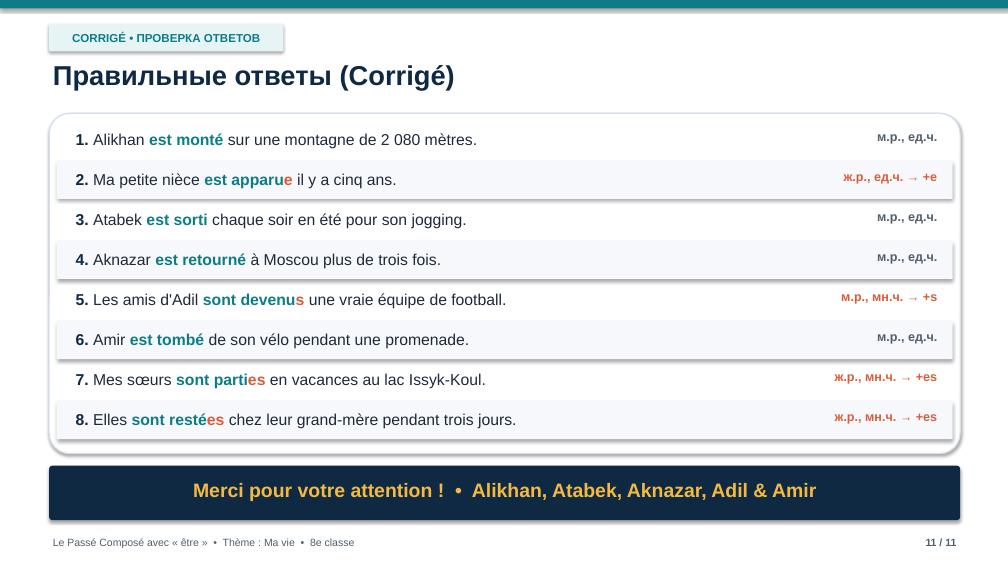
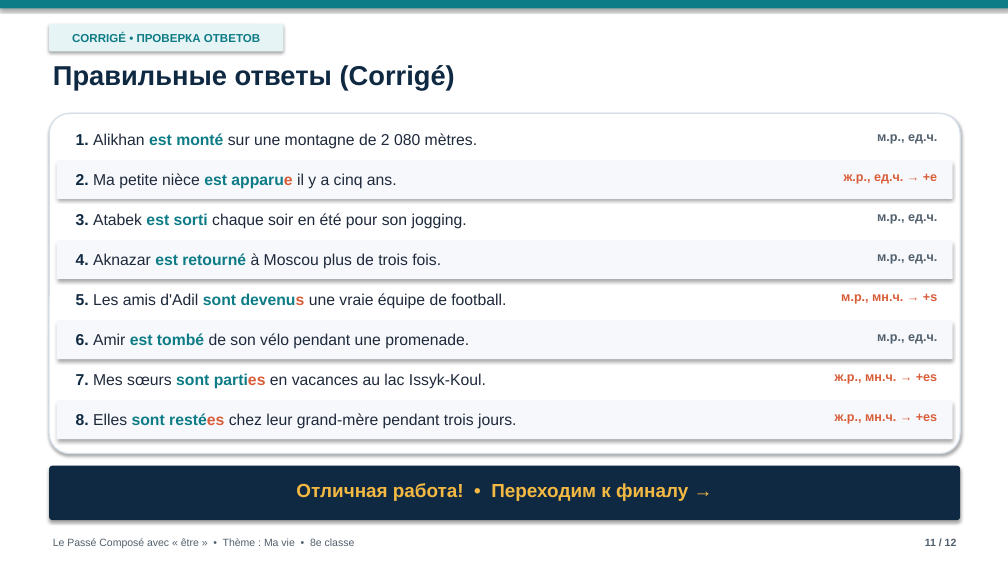
Before and after one commit to graz1p777dev/ma-vie-presentation, a slide deck: slide 11 of Ma_vie_Passe_Compose.pptx. Drawn at 1008x567 pixels with LibreOffice and Linux fonts; fonts in the diff are those of the drawing; background and template pictures are left out. Boxes give left, top, right and bottom in pixels: in the first picture for what was removed or moved away, otherwise in the second. Text is boxed around its words. In the diff, an @@ line names an element or a change of style, - is before the commit and + after.

Commit message:
Add meme collage finale slide and both PDF versions (with-text + images-only)

```diff
--- a/Ma_vie_Passe_Compose.pptx
+++ b/Ma_vie_Passe_Compose.pptx
@@ text at [296,483,688,501]: text changed; size 18.5 to 18 pt @@
-Merci pour votre attention ! • Alikhan, Atabek, Aknazar, Adil & Amir
+Отличная работа! • Переходим к финалу →
@@ text at [925,538,957,546]: text changed @@
-11 / 11
+11 / 12
```
Also in this commit, not shown: 9 other slides changed, 1 slide added, 3 other files.
